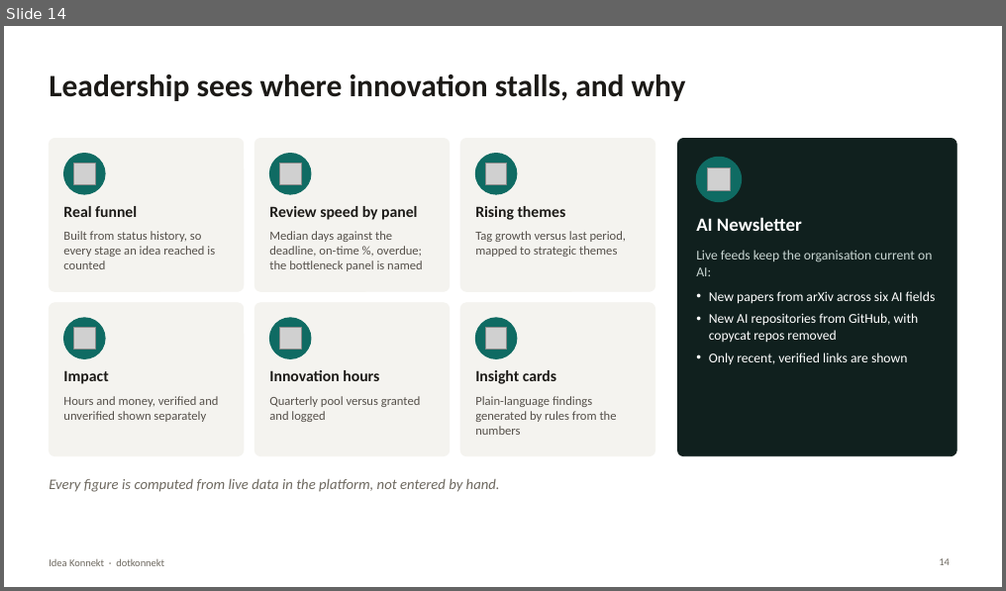
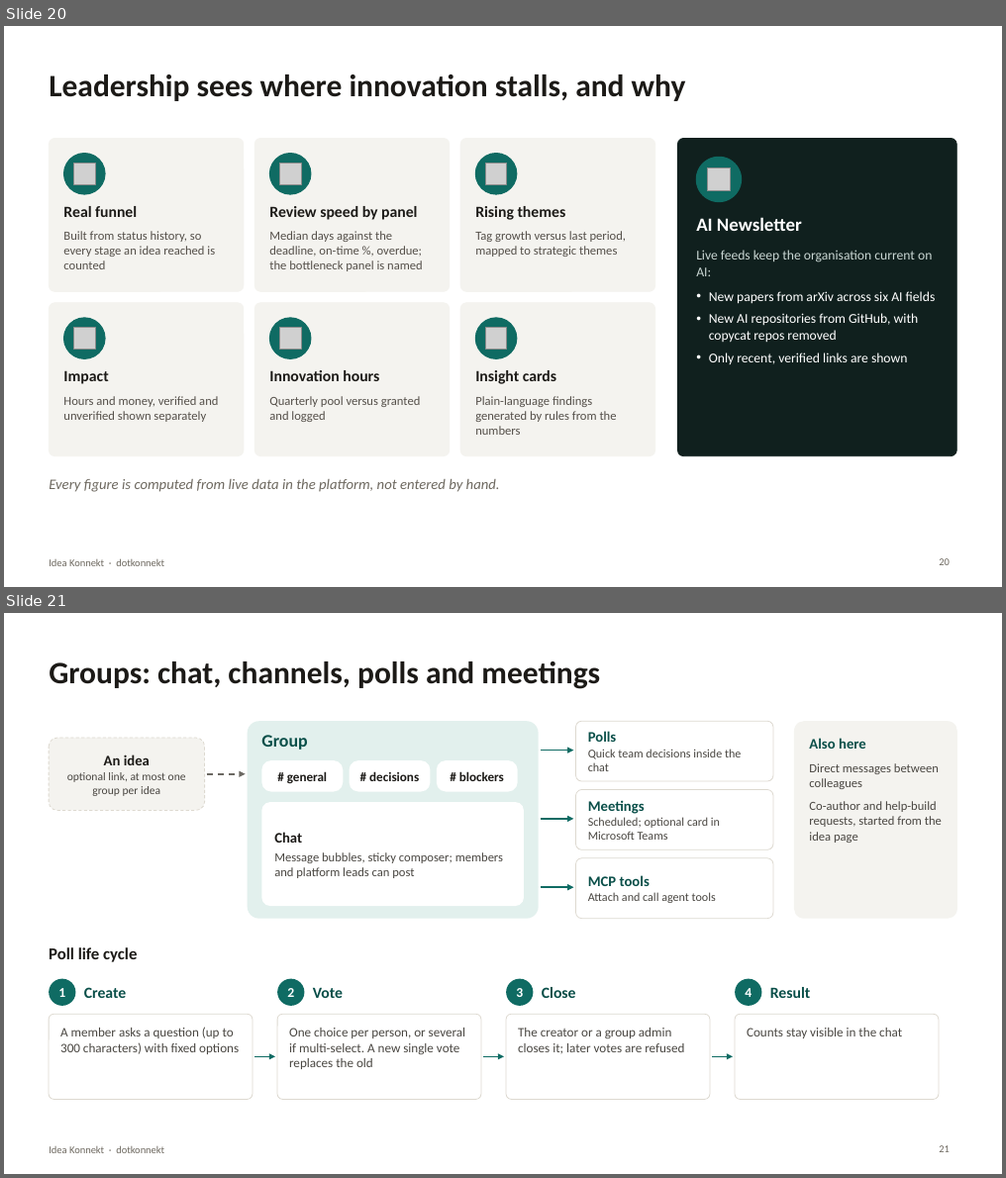
Before and after one commit to AmrithNiyogi/Idea-Hub, a slide deck: docs/project_docs/Idea_Konnekt_Demo.pptx. Shown one above the other, each under a label of ours: slide 14 before the commit, slides 20 and 21 after it. The pictures are 1006x591 and 1006x1178 pixels, drawn with LibreOffice and Linux fonts; fonts in the diff are those of the drawing; grey boxes stand for pictures. Boxes give left, top, right and bottom in pixels: in the first picture for what was removed or moved away, otherwise in the second. Text is boxed around its words. In the diff, an @@ line names an element or a change of style, - is before the commit and + after.

Commit message:
fix(ppt): updated the idea konnekt ppt

```diff
--- a/docs/project_docs/Idea_Konnekt_Demo.pptx
+++ b/docs/project_docs/Idea_Konnekt_Demo.pptx
@@ slide 21 added at (x1=4, y1=613, x2=1002, y2=1174), background #FFFFFF; not listed: 1 template element that a slide beside it also shows @@
@@ title added at (x1=49, y1=662, x2=600, y2=689), 30 pt, text #1C1A17, bold @@
+Groups: chat, channels, polls and meetings
@@ rounded rectangle added at (x1=248, y1=721, x2=539, y2=919), fill #E2F0ED @@
@@ rounded rectangle added at (x1=576, y1=721, x2=773, y2=781), fill #FFFFFF, outline #DDD9D0 0.75 pt, 11.5 pt, text #4A4742 @@
+Polls
+Quick team decisions inside the chat
@@ rounded rectangle added at (x1=795, y1=721, x2=957, y2=919), fill #F4F3EF, 12 pt, text #4A4742 @@
+Also here
+Direct messages between colleagues
+Co-author and help-build requests, started from the idea page
@@ rounded rectangle added at (x1=49, y1=738, x2=205, y2=811), fill #F4F3EF, outline #DDD9D0 0.75 pt dashed, 11 pt, text #4A4742 @@
+An idea
+optional link, at most one group per idea
@@ text added at (x1=261, y1=735, x2=307, y2=750), 17 pt, text #0A4F49, bold @@
+Group
@@ rounded rectangle added at (x1=261, y1=761, x2=343, y2=792), fill #FFFFFF, 12.5 pt, text #1C1A17, bold @@
+# general
@@ rounded rectangle added at (x1=350, y1=761, x2=430, y2=792), fill #FFFFFF, 12.5 pt, text #1C1A17, bold @@
+# decisions
@@ rounded rectangle added at (x1=437, y1=761, x2=518, y2=792), fill #FFFFFF, 12.5 pt, text #1C1A17, bold @@
+# blockers
@@ arrow added from (541, 750) to (573, 750), #0F6B63 1.5 pt @@
@@ arrow added from (207, 774) to (245, 774), #6B6862 1.5 pt dashed @@
@@ rounded rectangle added at (x1=576, y1=789, x2=773, y2=851), fill #FFFFFF, outline #DDD9D0 0.75 pt, 11.5 pt, text #4A4742 @@
+Meetings
+Scheduled; optional card in Microsoft Teams
@@ rounded rectangle added at (x1=261, y1=802, x2=524, y2=906), fill #FFFFFF, 12 pt, text #4A4742 @@
+Chat
+Message bubbles, sticky composer; members and platform leads can post
@@ arrow added from (541, 819) to (573, 819), #0F6B63 1.5 pt @@
@@ rounded rectangle added at (x1=576, y1=859, x2=773, y2=919), fill #FFFFFF, outline #DDD9D0 0.75 pt, 11.5 pt, text #4A4742 @@
+MCP tools
+Attach and call agent tools
@@ arrow added from (541, 888) to (573, 888), #0F6B63 1.5 pt @@
@@ text added at (x1=49, y1=948, x2=137, y2=962), 16 pt, text #1C1A17, bold @@
+Poll life cycle
@@ ellipse added at (x1=49, y1=979, x2=76, y2=1006), fill #0F6B63, 13 pt, text #FFFFFF, bold @@
+1
@@ text added at (x1=84, y1=987, x2=126, y2=998), 15 pt, text #0A4F49, bold @@
+Create
@@ ellipse added at (x1=277, y1=979, x2=304, y2=1006), fill #0F6B63, 13 pt, text #FFFFFF, bold @@
+2
@@ text added at (x1=313, y1=987, x2=343, y2=998), 15 pt, text #0A4F49, bold @@
+Vote
@@ ellipse added at (x1=506, y1=979, x2=534, y2=1006), fill #0F6B63, 13 pt, text #FFFFFF, bold @@
+3
@@ text added at (x1=542, y1=987, x2=576, y2=998), 15 pt, text #0A4F49, bold @@
+Close
@@ ellipse added at (x1=735, y1=979, x2=761, y2=1006), fill #0F6B63, 13 pt, text #FFFFFF, bold @@
+4
@@ text added at (x1=770, y1=987, x2=811, y2=998), 15 pt, text #0A4F49, bold @@
+Result
@@ rounded rectangle added at (x1=49, y1=1014, x2=252, y2=1100), fill #FFFFFF, outline #DDD9D0 0.75 pt, 12.5 pt, text #4A4742 @@
+A member asks a question (up to 300 characters) with fixed options
@@ rounded rectangle added at (x1=277, y1=1014, x2=481, y2=1100), fill #FFFFFF, outline #DDD9D0 0.75 pt, 12.5 pt, text #4A4742 @@
+One choice per person, or several if multi-select. A new single vote replaces the old
@@ rounded rectangle added at (x1=506, y1=1014, x2=710, y2=1100), fill #FFFFFF, outline #DDD9D0 0.75 pt, 12.5 pt, text #4A4742 @@
+The creator or a group admin closes it; later votes are refused
@@ rounded rectangle added at (x1=735, y1=1014, x2=939, y2=1100), fill #FFFFFF, outline #DDD9D0 0.75 pt, 12.5 pt, text #4A4742 @@
+Counts stay visible in the chat
@@ arrow added from (254, 1057) to (275, 1057), #0F6B63 1.5 pt @@
@@ arrow added from (483, 1057) to (504, 1057), #0F6B63 1.5 pt @@
@@ arrow added from (712, 1057) to (734, 1057), #0F6B63 1.5 pt @@
@@ page number added at (x1=939, y1=1146, x2=949, y2=1153), 10 pt, text #6E6960 @@
+21
@@ what was slide 14 is now slide 20 @@
@@ page number at (x1=939, y1=559, x2=949, y2=566): text changed @@
-14
+20
```
Also in this commit, not shown: 3 slides changed, 7 other slides added.
